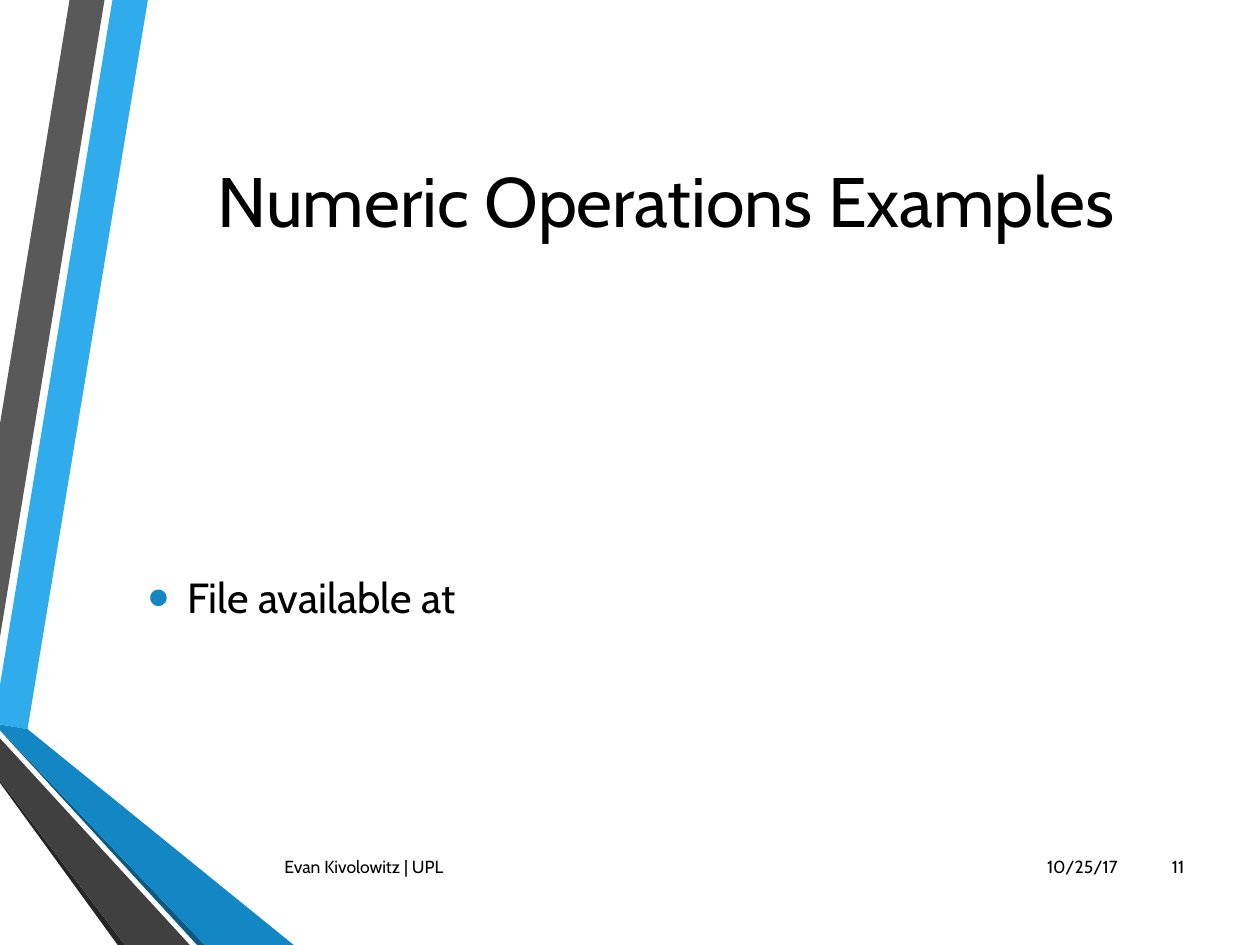
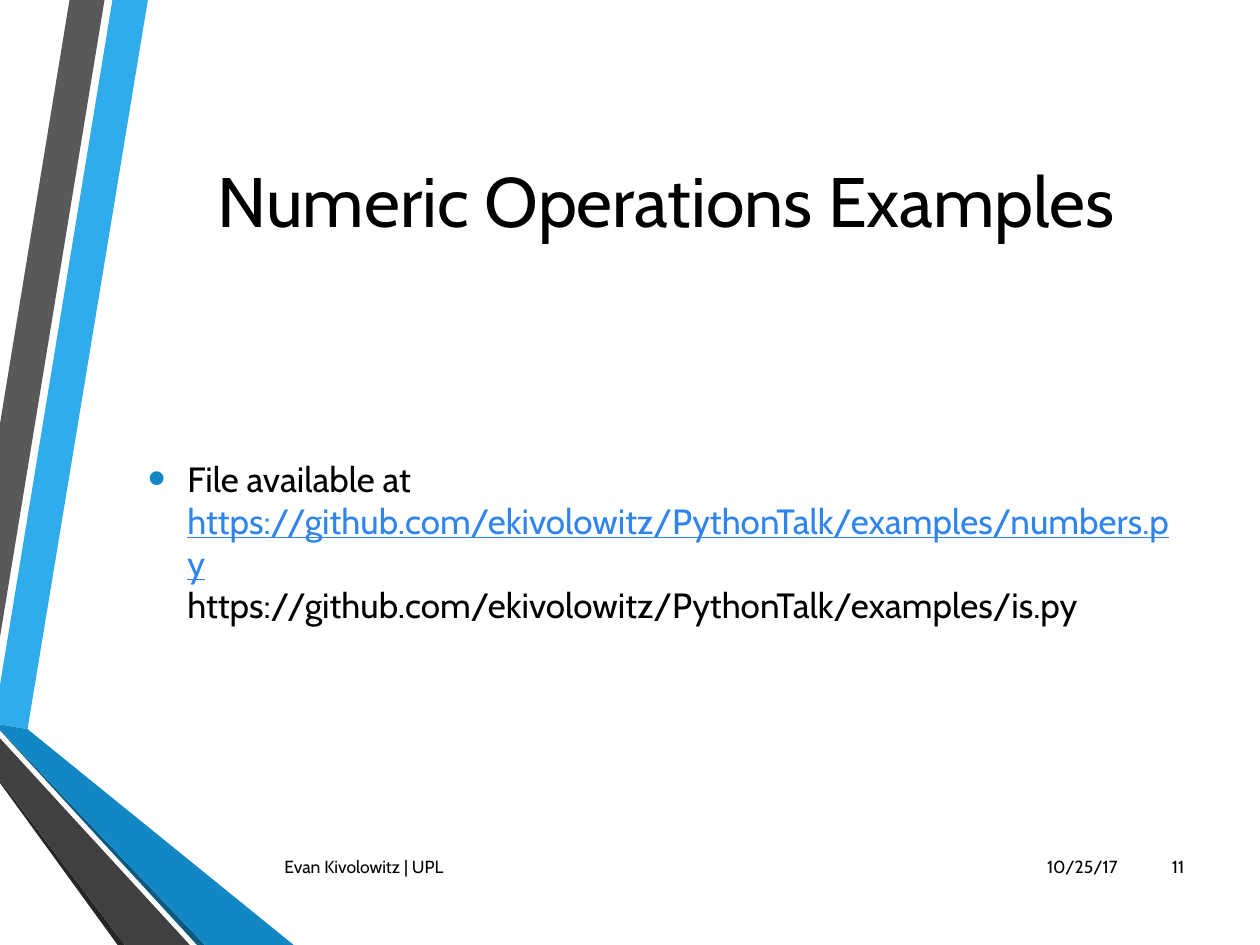
Before and after one commit to ekivolowitz/PythonTalk, a slide deck: slide 11 of Python.pptx. Drawn at 1260x945 pixels with LibreOffice and Linux fonts; fonts in the diff are those of the drawing; background and template pictures are left out. Boxes give left, top, right and bottom in pixels: in the first picture for what was removed or moved away, otherwise in the second. Text is boxed around its words. In the diff, an @@ line names an element or a change of style, - is before the commit and + after.

```diff
--- a/Python.pptx
+++ b/Python.pptx
@@ text at [187, 465, 1169, 626]: text changed; size 24 to 20 pt @@
-• File available at
+• File available at https://github.com/ekivolowitz/PythonTalk/examples/numbers.py
+  https://github.com/ekivolowitz/PythonTalk/examples/is.py
```
Also in this commit, not shown: 2 other slides changed, 8 slides added, 14 other files.
